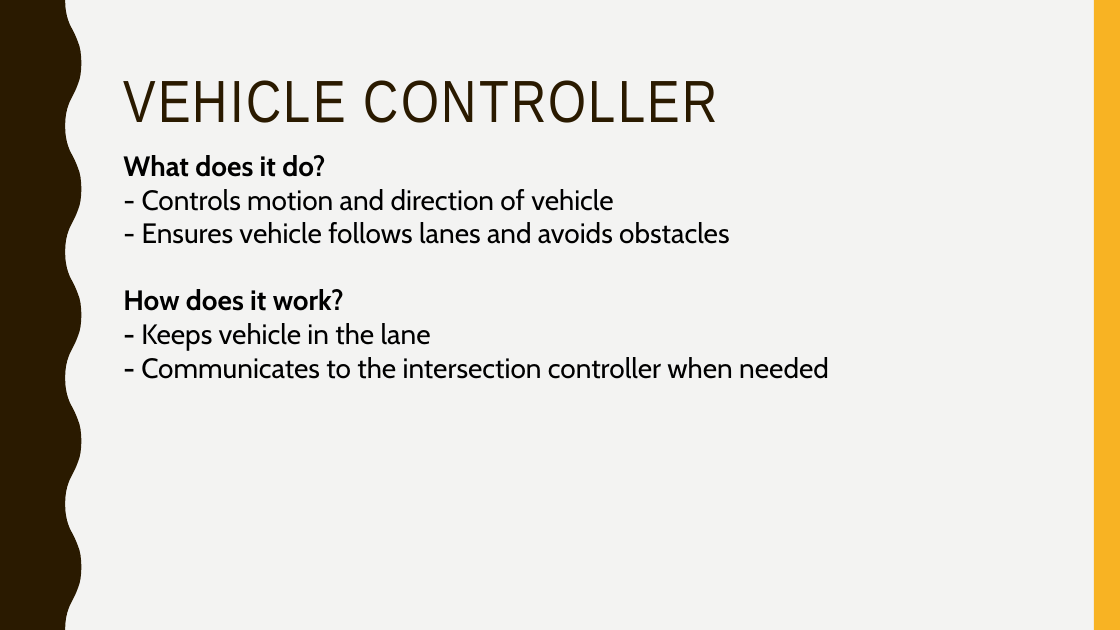
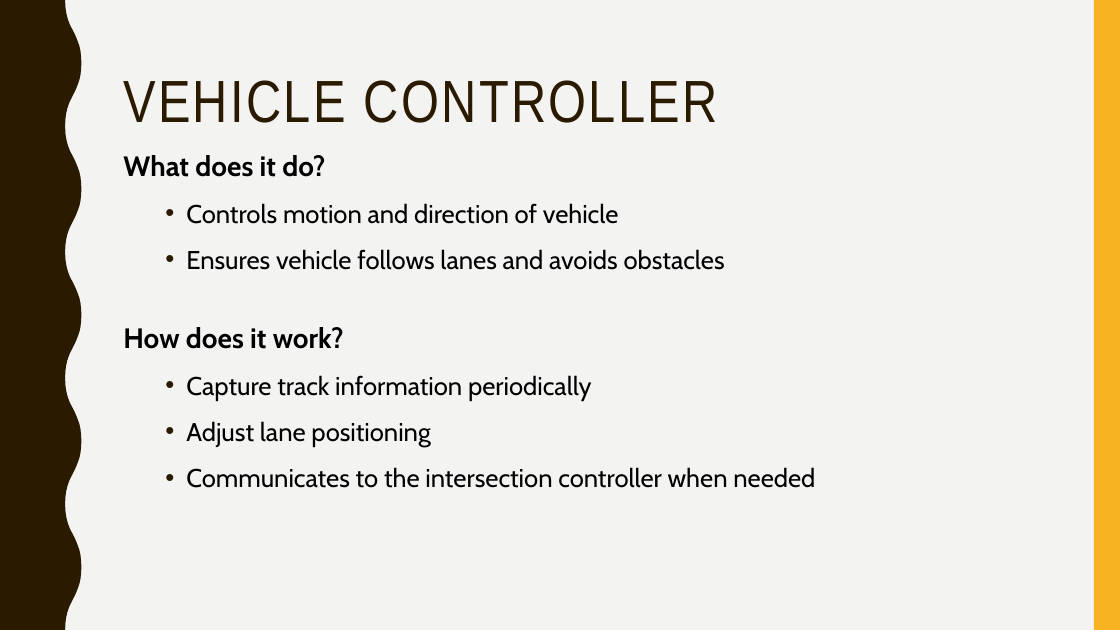
Before and after one commit to jean-lucas/vic, a slide deck: slide 6 of Presentation/Vehicle Intersection Control Presentation.pptx. Drawn at 1120x630 pixels with LibreOffice and Linux fonts; fonts in the diff are those of the drawing. Boxes give left, top, right and bottom in pixels: in the first picture for what was removed or moved away, otherwise in the second. Text is boxed around its words. In the diff, an @@ line names an element or a change of style, - is before the commit and + after.

Commit message:
update presentation

```diff
--- a/Presentation/Vehicle Intersection Control Presentation.pptx
+++ b/Presentation/Vehicle Intersection Control Presentation.pptx
@@ text at (186,203,725,270): text changed; size 24 to 22 pt @@
-- Controls motion and direction of vehicle
-- Ensures vehicle follows lanes and avoids obstacles
+  • Controls motion and direction of vehicle
+  • Ensures vehicle follows lanes and avoids obstacles
@@ text at (186,375,815,488): text changed; size 24 to 22 pt @@
-- Keeps vehicle in the lane
-- Communicates to the intersection controller when needed
+  • Capture track information periodically
+  • Adjust lane positioning
+  • Communicates to the intersection controller when needed
```
Also in this commit, not shown: 5 other slides changed, 3 slides added, 2 slides removed, 2 other files.
